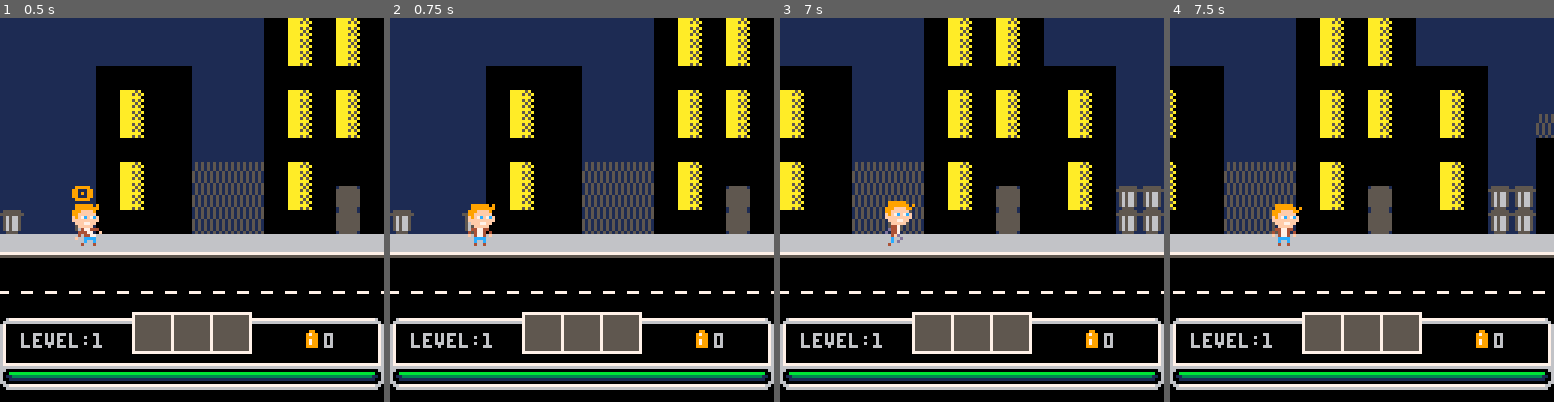
Above: before the commit, frames 1-4 (left to right).
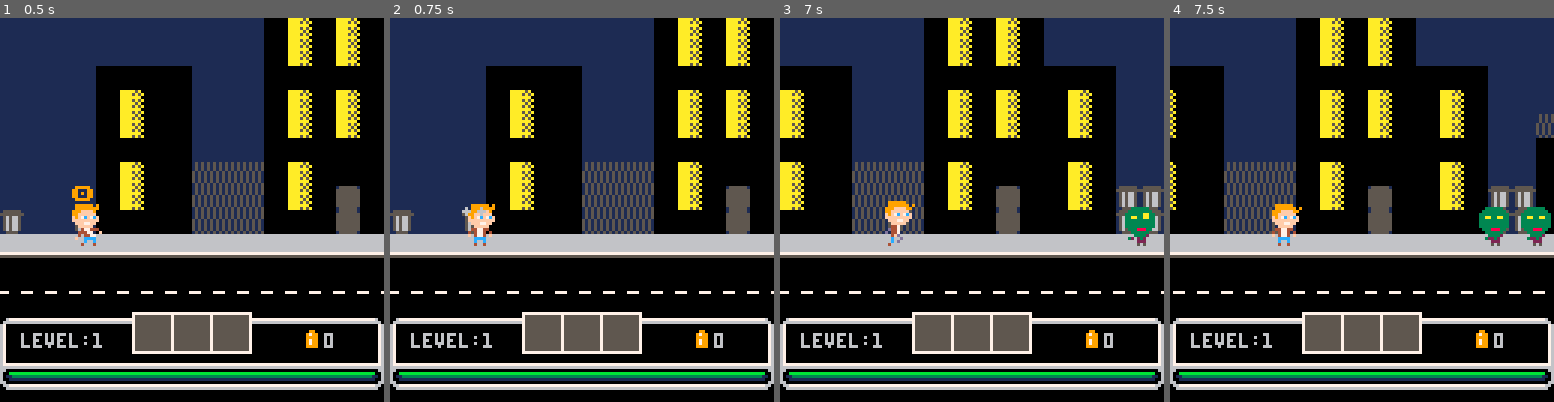
Above: after the commit, the same moments.

Repository: NicolaMigliore/zombie
Game: PICO-8 cartridge zombie.p8
Same seed, same stepped clock (60 frames per second), same inputs: the game is played once before the commit and once after it.
Inputs:
- Up to frame 1 (0.5 s): tap X (X key) at 0.33 s
- Up to frame 2 (0.75 s): tap O (Z key) at 0.7 s
- Up to frame 3 (7 s): tap X (X key) at 1.07, 1.85, 2.97, 4.08, 5.2, 6.32 s; hold Right 1.6-2.1 s; tap O (Z key) every 0.4 s from 1.7 to 6.9 s; hold Up 2.15-2.42 s; hold Right 2.47-3.03 s; hold Left 3.08-3.58 s; hold Down 3.63-3.97 s; hold Right 4.02-4.68 s; hold Up 4.73-5.03 s; hold Left 5.08-5.68 s; hold Down 5.73-6.03 s; hold Right 6.08-6.58 s; hold Right from 6.63 s (still down)
- Up to frame 4 (7.5 s): release Right at 7.13 s; hold Up 7.18-7.45 s; tap O (Z key) at 7.3 s; tap X (X key) at 7.43 s

Frame 1 is identical in both runs. In frame 2, less than 0.1% of the frame differs, in the area x 18-25%, y 49-52%; in frame 3, 0.6%; in frame 4, 1.1%, in the area x 80-100%, y 49-60%.

Commit message:
Added particles and sfx

Diff:
--- a/ECS/components.lua
+++ b/ECS/components.lua
@@ -228,3 +228,22 @@
     }
     return e
 end
+
+-- #region create particle --
+function new_particle(_kind,_pos,_dx,_dy,_max_age,_colors,_max_size,_opts)
+    local p = {
+        position = _pos,
+        dx=_dx,
+        dy=_dy,
+        kind=_kind,
+        age=0,
+        max_age=_max_age,
+        colors=_colors,
+        color=_colors[1],
+        max_size=_max_size,
+        has_gravity=_opts.has_gravity or false,
+        has_rotation=_opts.has_rotation or false,
+        sprite=_opts.sprite or 0,
+    }
+    return p
+end
--- a/ECS/entities/bullet.lua
+++ b/ECS/entities/bullet.lua
@@ -21,7 +21,7 @@
             return "travel"
         end,
         hit = function(_e)
-            -- todo: add blood particles
+            sfx(14)
             return "_death"
         end,
         _death = function(_e)
--- a/ECS/entities/player.lua
+++ b/ECS/entities/player.lua
@@ -1,5 +1,5 @@
 function _player_i()
-    -- #region player entity
+    -- #region player animation
     local player_animation = {
         idle = {
             frames = {
@@ -112,6 +112,8 @@
             loop = false,
         },
     }
+
+    -- #region player state
     local player_states = {
         idle = function(_e)
             -- move player
@@ -129,6 +131,7 @@
             return "idle"
         end,
         _damaged = function(_e)
+            spawn_shatter(_e.position.x+8,_e.position.y+8,{8,8,2},{})
             -- idle
             local damage_ended = _e.animation.anim_i > #_e.animation.animations["_damaged"].frames
             if(damage_ended) return "idle"
@@ -136,6 +139,7 @@
             return "_damaged"
         end,
         _death = function(_e)
+            spawn_shatter(_e.position.x+8,_e.position.y+8,{8,8,2},{})
             local death_ended = _e.animation.anim_i > #_e.animation.animations["_death"].frames
             -- delete entity
             if death_ended then
@@ -222,6 +226,7 @@
             return "shoot"
         end,
     }
+    -- #region player battle
     local player_hurtboxes = {
         idle = { ox=5, oy=3, w=5, h=12 },
         run = { ox=5, oy=3, w=5, h=12 },
@@ -234,10 +239,11 @@
     local player_hitboxes = {
         punch_left = { ox=0, oy=8, w=3, h=4 },
         punch_right = { ox=12, oy=8, w=3, h=4 },
-        swing_left = { ox=-2, oy=8, w=5, h=4 },
-        swing_right = { ox=12, oy=8, w=5, h=4 },
+        swing_left = { ox=-4, oy=8, w=7, h=4 },
+        swing_right = { ox=14, oy=8, w=7, h=4 },
     }
 
+    -- #region player entity
     player = new_entity({
         kind = "player",
         code = "playe",
@@ -264,6 +270,7 @@
     add(entities,player)
 end
 
+-- #region player control
 function player_contol(_e)
     -- player attack
     _e.intention.x = btnp(_e.control.x)
@@ -286,9 +293,8 @@
         local is_interacting = btnp(_e.control.o)
         _e.intention.o = is_interacting
         if is_interacting then
-            loot()
+            loot((cel_x*8)+4, 64)
             mset(cel_x,8,200)
-            -- todo: add particles
         end
     end
 
@@ -308,21 +314,41 @@
 function get_player_attack_state(_e)
     local equipped_item = _e.inventory.items[_e.inventory.active_i]
     -- hand
-    if(equipped_item == nil) return _e.position.dx > 0 and "punch_right" or "punch_left"
-    if(equipped_item.kind == "gloves")_e.battle.damage = 40 return _e.position.dx > 0 and "punch_right" or "punch_left"
+    if(equipped_item == nil) sfx(14) return _e.position.dx > 0 and "punch_right" or "punch_left"
+    if(equipped_item.kind == "gloves")_e.battle.damage = 40 sfx(14) return _e.position.dx > 0 and "punch_right" or "punch_left"
 
     -- crowbar
-    if(equipped_item.kind == "crowbar")_e.battle.damage = 70 return _e.position.dx > 0 and "swing_right" or "swing_left"
+    if(equipped_item.kind == "crowbar")_e.battle.damage = 70 sfx(15) return _e.position.dx > 0 and "swing_right" or "swing_left"
 
     -- gun
-    if(equipped_item.kind == "gun") return "shoot"
-end
-
-function loot()
+    if(equipped_item.kind == "gun") sfx(16) return "shoot"
+end
+
+-- #region loot
+function loot(_particle_x,_particle_y)
     local r = rnd()
-    if(r > 0.1) return
-
-    if(r > 0.03) player.battle.health = min(player.battle.health+10, 200) return
+    -- add loot particles
+    spawn_smoke(
+        _particle_x+2,
+        _particle_y,
+        {6,7,7},
+        { angle = 0.75, max_size = 1.5+rnd(2), max_age = 30 }
+    )
+    spawn_smoke(
+        _particle_x-2,
+        _particle_y,
+        {6,7,7},
+        { angle = 0.25, max_size = 1.5+rnd(2), max_age = 30 }
+    )
+
+    if(r > 0.1) sfx(12) return
+
+    if r > 0.03 then
+        player.battle.health = min(player.battle.health+10, 200)
+        sfx(11)
+        spawn_shatter(_particle_x,_particle_y,{3,11,11,7},{})
+        return
+    end
 
     local gloves = new_entity({
         kind = "gloves",
@@ -343,6 +369,9 @@
     if(nbr_items==2) add(player.inventory.items,gun) player.inventory.active_i = 3
     if(nbr_items>2) player.inventory.bullets += flr(rnd()*5)
 
+    -- add found particles
+    sfx(13)
+    spawn_shatter(_particle_x,_particle_y,{9,10,7},{})
 end
 
 function debug_items()
--- a/ECS/entities/zombie.lua
+++ b/ECS/entities/zombie.lua
@@ -98,7 +98,7 @@
             if(_e.intention.right) _e.position.dx=1 return "run"
 
             -- attack
-            if(_e.intention.x) return _e.position.dx > 0 and "attack_right" or "attack_left"
+            if(_e.intention.x) sfx(14) return _e.position.dx > 0 and "attack_right" or "attack_left"
 
             -- idle
             return "idle"
@@ -135,7 +135,7 @@
             end
 
             -- attack
-            if(_e.intention.x) return _e.position.dx > 0 and "attack_right" or "attack_left"
+            if(_e.intention.x) sfx(14) return _e.position.dx > 0 and "attack_right" or "attack_left"
             -- keep moving
             if(_e.intention.right) _e.position.dx = 1 return "run"
             if(_e.intention.left) _e.position.dx = -1 return "run"
@@ -189,10 +189,11 @@
     _e.intention.x = false
 
     local is_attacking = _e.state.current == "attack_right" or _e.state.current == "attack_left"
+    local is_damaged = _e.state.current == "_damaged" or _e.state.current == "_death"
     local distance = (_e.position.x+8) - (player.position.x+8)
     -- zombies always know where the player is
 
-    if abs(distance) > 7 and not is_attacking then
+    if abs(distance) > 7 and not is_attacking and not is_damaged then
         -- walk
         local direction = sgn(distance)
         if(direction==-1) _e.intention.right = true
--- a/ECS/systems.lua
+++ b/ECS/systems.lua
@@ -102,6 +102,17 @@
                         -- spr(209,cel_x*8,56)
                         print("🅾️",cel_x*8,56,9)
                     end
+                end
+            end
+
+            -- draw particles
+            for p in all(particles) do
+                if p.kind == "pixel" or p.kind == "gravity_pixel" or p.kid == "ash" then
+                    pset(p.position.x,p.position.y,p.color)
+                elseif p.kind == "smoke" then
+                    circfill(p.position.x,p.position.y,p.position.w,p.color)
+                elseif p.kind == "sprite" then
+                    spr(p.sprite,p.position.x,p.position.y,p.position.w,p.position.h)
                 end
             end
         end
@@ -317,6 +328,7 @@
                                     o.battle.health -= e.battle.damage
                                     o.state.previous = o.state.current
                                     o.state.current = "_damaged"
+                                    spawn_shatter(o.position.x+8,o.position.y+8,{8,8,2},{})
                                     if o.battle.health<1 then
                                         o.state.current = "_death"
                                     end
@@ -330,6 +342,43 @@
     }
 end
 
+-- #region particle system
+-- handles particle animations
+function create_particle_system()
+    local ps = {}
+    ps.update = function()
+        for p in all(particles) do
+            p.age+=1
+            if (p.age >= p.max_age) del(particles,p)
+
+            -- age of particle from 0 to 1
+            local age_perc = p.age/p.max_age
+
+            -- change color
+            if #p.colors > 1 then
+                -- color index based on age
+                local color_i = flr(age_perc * #p.colors)+1
+                p.color=p.colors[color_i]
+            end
+
+            -- apply gravity
+            if p.has_gravity then
+                p.dy+=0.05
+            end
+
+            --shrink (based on position.w)
+            if p.kind=="smoke" then
+                p.position.w=(1-age_perc)*p.max_size
+            end
+
+            --move particle
+            p.position.x+=p.dx
+            p.position.y+=p.dy
+        end
+    end
+    return ps
+end
+
 function z_comparison(_a,_b)
     return _a.position.z < _b.position.z
 end
--- a/scenes/level.lua
+++ b/scenes/level.lua
@@ -5,6 +5,7 @@
     trigger_system.update()
     state_system.update()
     battle_system.update()
+    particle_system.update()
 
     -- move camera
     gamecamera.position.x = min(896,max(0,player.position.x - 30))
@@ -13,9 +14,9 @@
     spawn_timer += 1
     if spawn_timer == 180 then
         -- span zombies
-        local nz = min(flr(1 + level*0.5),5)
+        local nz = min(flr(2 + level*0.5),5)
         local spawn = rnd(nz)/nz > 0.8 - (level / 50)
-        if(spawn and #entities < 15) spawn_pack(nz) log("spawning zombies")
+        if(spawn and #entities < 15) spawn_pack(nz)
 
         -- reset timer
         spawn_timer = 0
@@ -46,6 +47,8 @@
 --- generate level entities
 function create_level()
     level += 1
+    particles = {}
+
     -- b - black
     -- w - window
     -- d - door
--- a/scripts/main.lua
+++ b/scripts/main.lua
@@ -11,6 +11,7 @@
     trigger_system = create_trigger_system()
     state_system = create_state_system()
     battle_system = create_battle_system()
+    particle_system = create_particle_system()
 
     -- setup scene
     load_scene_level()
--- /dev/null
+++ b/scripts/particles.lua
@@ -0,0 +1,47 @@
+--spawn smoke
+function spawn_smoke(_x,_y,_colors,_opts)
+	for i=0, 2+rnd(4) do
+		local angle = _opts.angle or rnd()
+		local max_size = _opts.max_size or 0.5+rnd(2)
+        local max_age = _opts.max_age or 30
+		local dx = sin(angle)*0.05
+		local dy = cos(angle)*0.05
+
+		if (_opts.dx) dx = _opts.dx
+		if (_opts.dy) dx = _opts.dy
+
+		local p = new_particle(
+			"smoke",
+			new_position(_x,_y,max_size,0),
+			dx,
+			dy,
+			max_age,
+			_colors,
+			max_size,
+			{}
+		)
+		add(particles, p)
+	end
+end
+
+function spawn_shatter(_x,_y,_colors,_opts)
+	local tmp_dx, tmp_dy = _opts.dx or 0, _opts.dy or -1
+
+	for i=1,rnd(10,15) do
+		local angle = rnd()
+		local dx = sin(angle)*rnd(1.5)+(tmp_dx/2)
+		local dy = cos(angle)*rnd(1.5)+(tmp_dy/2)
+
+		local p = new_particle(
+			"pixel",
+			new_position(_x,_y,1,0),
+			dx,
+			dy,
+			30,
+			_colors,
+			1,
+			{ has_gravity=true }
+		)
+		add(particles, p)
+	end
+end
--- a/zombie.p8
+++ b/zombie.p8
@@ -6,6 +6,7 @@
 #include scripts/main.lua
 #include scripts/utils.lua
 #include scripts/ui.lua
+#include scripts/particles.lua
 
 --scenes
 #include scenes/title.lua
@@ -125,14 +126,14 @@
 00000000aaaa5a5a555555550000000066666666e565665e5e5e5e5e00070000e565665e00000000000000000000000000000000670000006700000000000000
 00000000aaaaaaa0555555550000000077777777e565665e5e5e5e5e00070000e565665e00000000000000000000000000000000670000006700000000000000
 00000000aaaa5a5a155555510000000055555555ee5555eee5e5e5e500070000ee5555ee00000000000000000000000000000000670000006700000000000000
-eeeeeeee009999000000000000000000000000000000000000000000000000000000000000000000000000000000000000000000000000006700000000000000
-ee8888ee099999900000000000000000000000000000000000000000000000000000000000000000000000000000000000000000000000006700000000000000
-e88888ee999999990000000000000000000000000000000000000000000000000000000000000000000000000000000000000000000000006700000000000000
-e888828e999999990000000000000000000000000000000000000000000000000000000000000000000000000000000000000000000000006700000000000000
-e888888e099999900000000000000000000000000000000000000000000000000000000000000000000000000000000000000000000000006700000000000000
-e88888ee009999000000000000000000000000000000000000000000000000000000000000000000000000000000000000000000000000006600000000000000
-ee888eee00099000000000000000000000000000000000000000000000000000000000000000000000000000000000000000000000000000e667777777777777
-ee222eee00090000000000000000000000000000000000000000000000000000000000000000000000000000000000000000000000000000ee66666666666666
+eeeeeeee009999000555555000000000000000000000000000000000000000000000000000000000000000000000000000000000000000006700000000000000
+ee8888ee09999990566bb66500000000000000000000000000000000000000000000000000000000000000000000000000000000000000006700000000000000
+e88888ee99999999566bb66500000000000000000000000000000000000000000000000000000000000000000000000000000000000000006700000000000000
+e888828e999999995bbbbbb500000000000000000000000000000000000000000000000000000000000000000000000000000000000000006700000000000000
+e888888e099999905bbbbbb500000000000000000000000000000000000000000000000000000000000000000000000000000000000000006700000000000000
+e88888ee00999900566bb66500000000000000000000000000000000000000000000000000000000000000000000000000000000000000006600000000000000
+ee888eee00099000566bb6650000000000000000000000000000000000000000000000000000000000000000000000000000000000000000e667777777777777
+ee222eee00090000055555500000000000000000000000000000000000000000000000000000000000000000000000000000000000000000ee66666666666666
 0000000000000000000000000000000000000000000000000800000000000080000000000000000000000000000000000000000000000000ee77777777777777
 0000000000000000000000000000000000000000000000000008080f00800808000000000000000000000000000000000000000000000000e666666666666666
 00000000000000000000000000000000000000000000000000078840080700000000000000000000000000000000000000000000000000006600000000000000
Not shown, changed: the sound effects (__sfx__) section of zombie.p8
